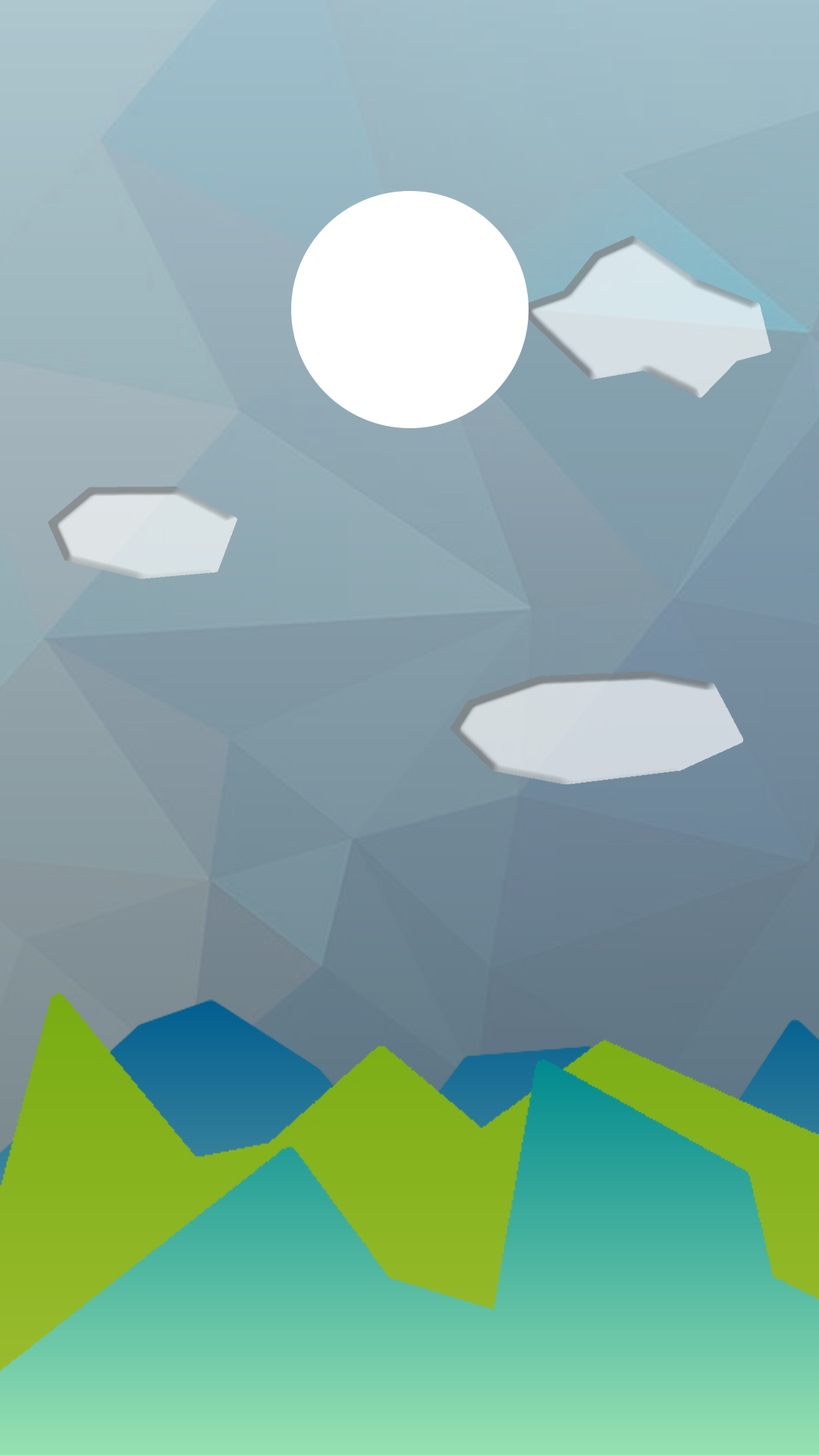
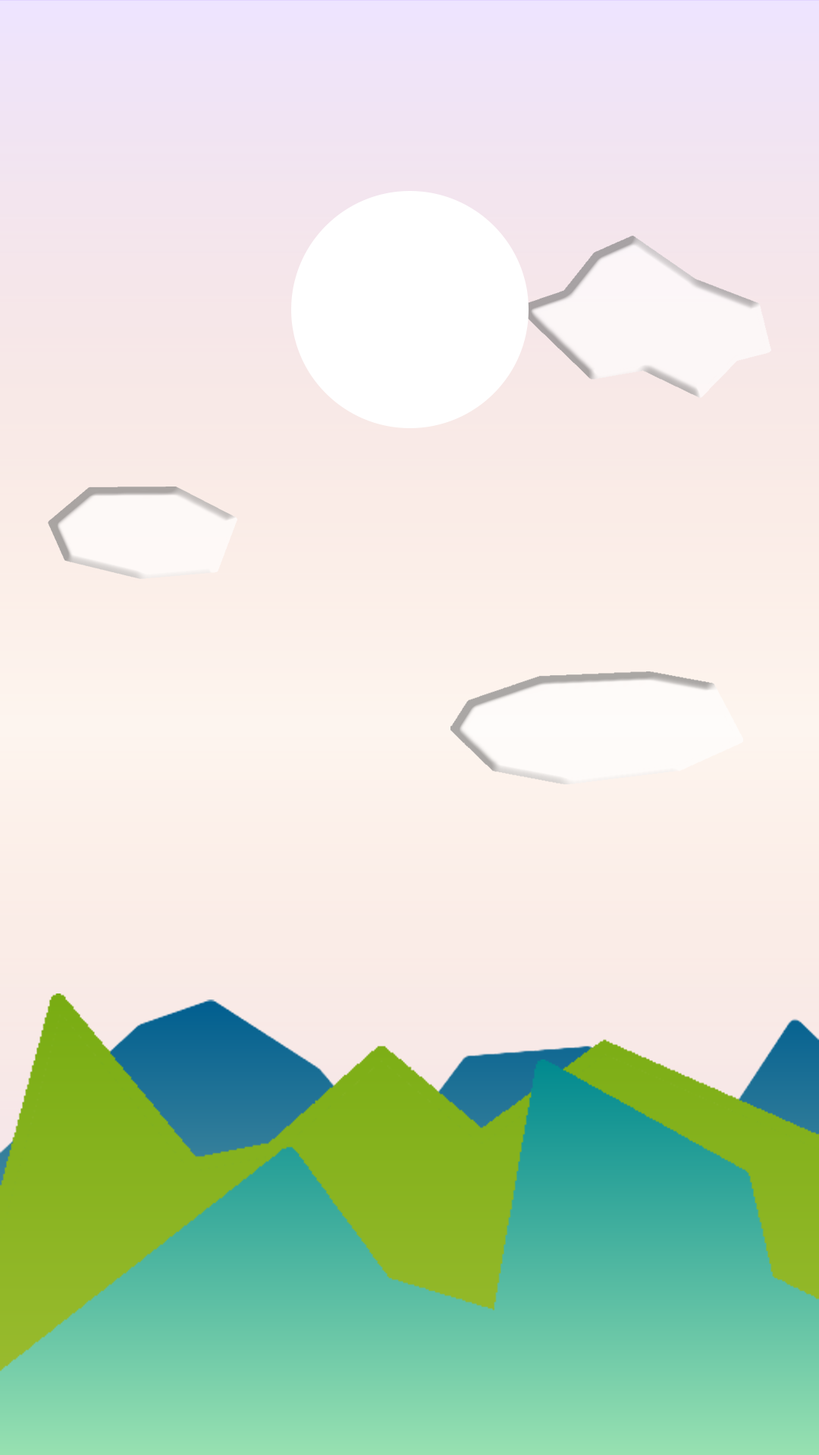
Layered file, before and after one edit (819 x 1455). Changes by layer:
added group "Group 2" with 8 layers in group "BG" over (0, 0, 819, 1155)
added layer "Layer 8" in group "Group 2" over (0, 0, 819, 1155)
hid "Layer 5" over (0, 0, 819, 1155)
hid "Layer 4" over (0, 0, 819, 1155)
